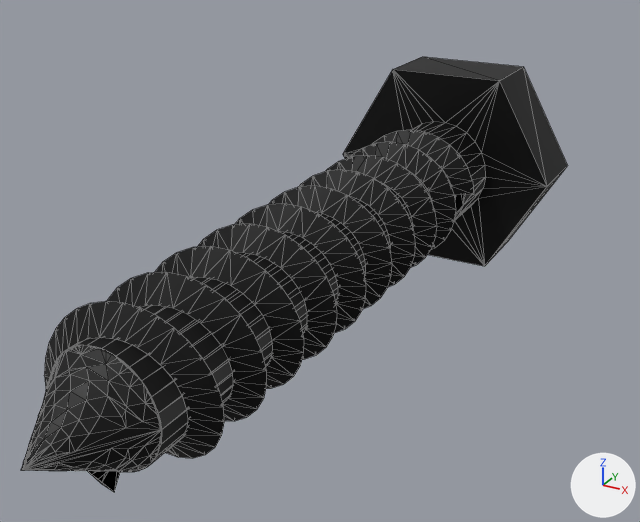
Renders of the COLLADA model CranfieldUniversity/r3mcell_cu_gazebo/meshes/objects/screw.dae from each side of a commit.
Rendered twice from a camera (50 mm lens) standing at (0.0271, -0.0664, 0.0242) and looking at (-0.0019, -0.0136, -0.0022). Every picture has the same lights, and +X, +Y and +Z are marked at lower right. The picture after the commit comes second. Mesh edges are drawn as thin lines. Where no turn or scale is listed for an object, it has been applied to the vertices. Vertices at exactly the same position are counted once.

The scene before the commit, as lines of its bpy script (objects in view):
```python
mat_material_018 = principled_material('Material.018')
mat_material_018.base_color = (0.00545, 0.00545, 0.00545)  # black #111111
mat_material_018.metallic = 0.5
me_shape0_027 = bpy.data.meshes.new('shape0.027')
me_shape0_027.from_pydata(...)  # 1146 vertices, 2198 faces; spans x -0.0097..0.0097, y -0.0445..0.0116, z -0.0084..0.0084
me_shape0_027.materials.append(mat_material_018)  # black #111111
ob_node = bpy.data.objects.new('node', me_shape0_027)
ob_node.location = (0.0, 0.0, 0.0)
```
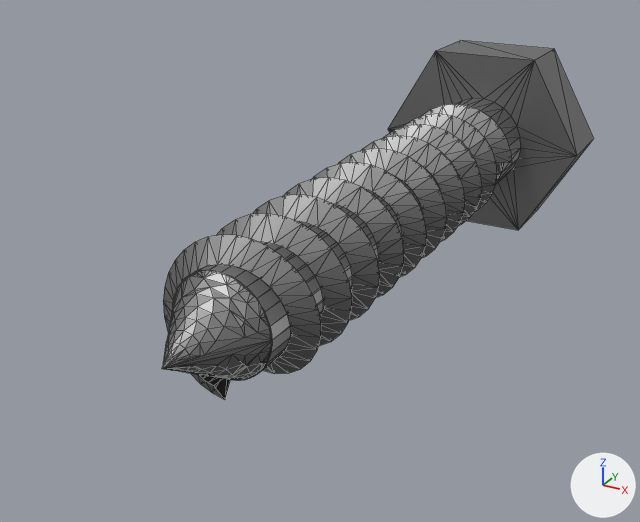
Changed parts and their boxes [x1, y1, x2, y2] in the pictures (640 x 522 px):
'node', recoloured, surface changed, moved
    before: [21, 57, 568, 492]
    after: [162, 40, 594, 400]

The change in detail:
Material 'Material.018' (mat_material_018) changes colour from black #111111 to grey #959595; in linear values from (0.00545, 0.00545, 0.00545) to (0.3, 0.3, 0.3).
In material 'Material.018' (mat_material_018), metallic goes from 0.5 to 1.0.
me_shape0_027 is used by ob_node; location (0.0, 0.0, 0.0).
me_shape0_027 had 1146 vertices, 2198 faces and spanned x -0.0097..0.0097, y -0.0445..0.0116, z -0.0084..0.0084.
me_shape0_027 now has 1146 vertices, 2198 faces and spans x -0.0097..0.0097, y -0.0345..0.0216, z -0.0084..0.0084.
me_shape0_027 part 1: the whole mesh is moved by (0.0, 0.01, 0.0).
